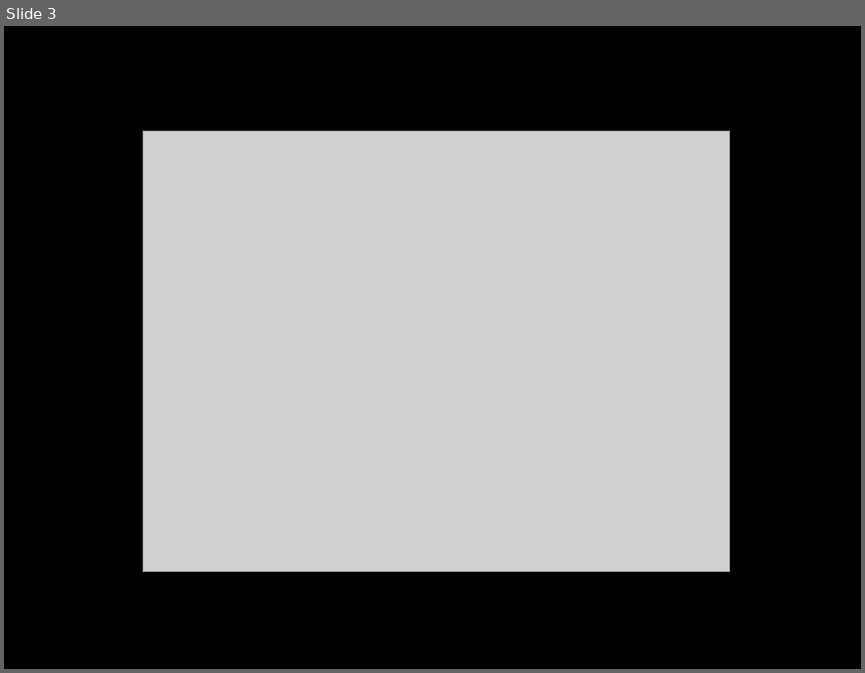
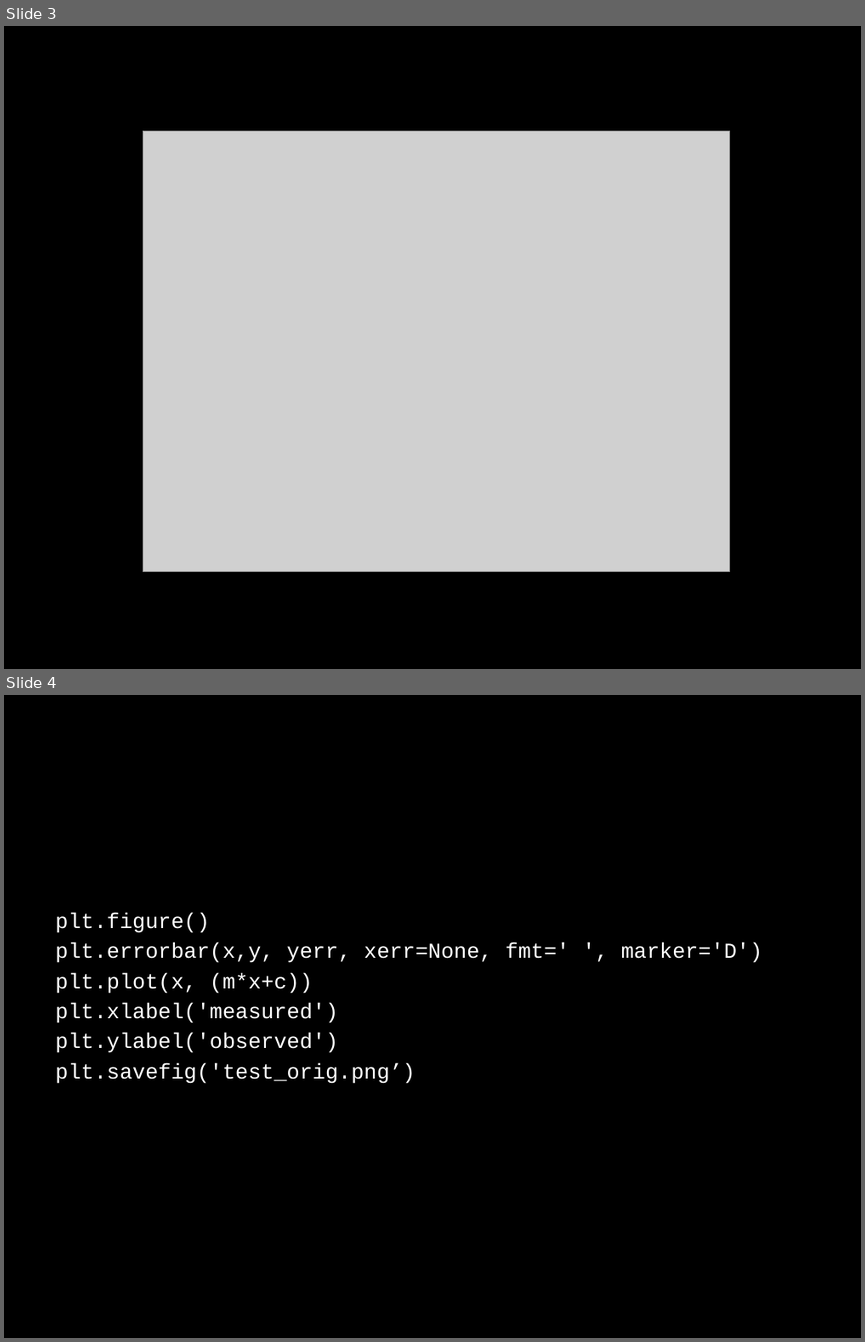
Before and after one commit to rjsmethurst/prefig, a slide deck: prefig.pptx. Shown one above the other, each under a label of ours: slide 3 before the commit, slides 3 and 4 after it. The pictures are 865x673 and 865x1342 pixels, drawn with LibreOffice and Linux fonts; fonts in the diff are those of the drawing; grey boxes stand for pictures. Boxes give left, top, right and bottom in pixels: in the first picture for what was removed or moved away, otherwise in the second. Text is boxed around its words. In the diff, an @@ line names an element or a change of style, - is before the commit and + after.

```diff
--- a/prefig.pptx
+++ b/prefig.pptx
@@ slide 4 added at <box>4,695,861,1338</box>, background #000000 @@
@@ text added at <box>55,913,762,1083</box>, 18 pt, text #FFFFFF @@
+plt.figure()
+plt.errorbar(x,y, yerr, xerr=None, fmt=' ', marker='D')
+plt.plot(x, (m*x+c))
+plt.xlabel('measured')
+plt.ylabel('observed')
+plt.savefig('test_orig.png’)
```
Also in this commit, not shown: 2 slides changed, 1 other slide added.
